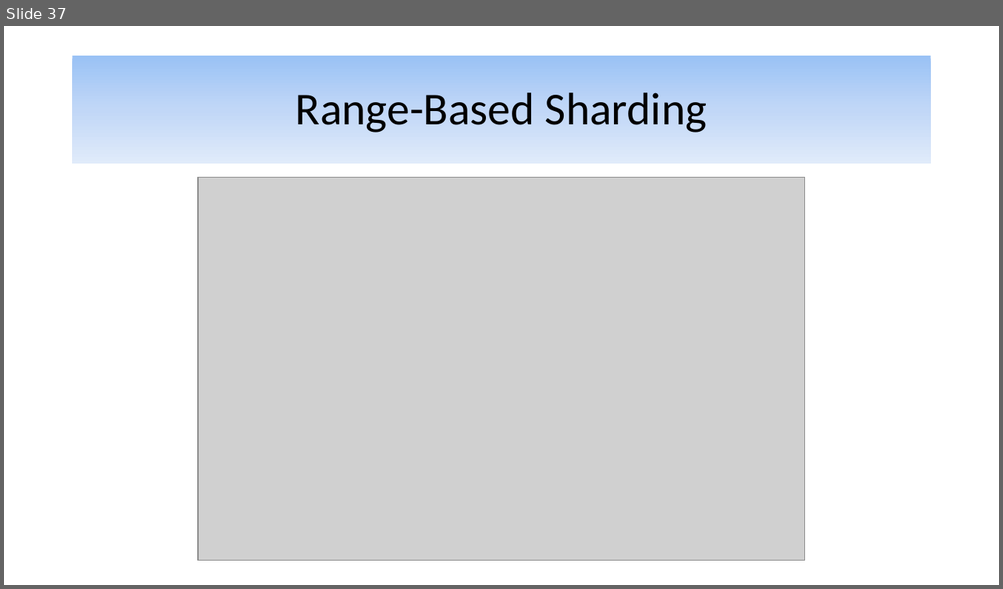
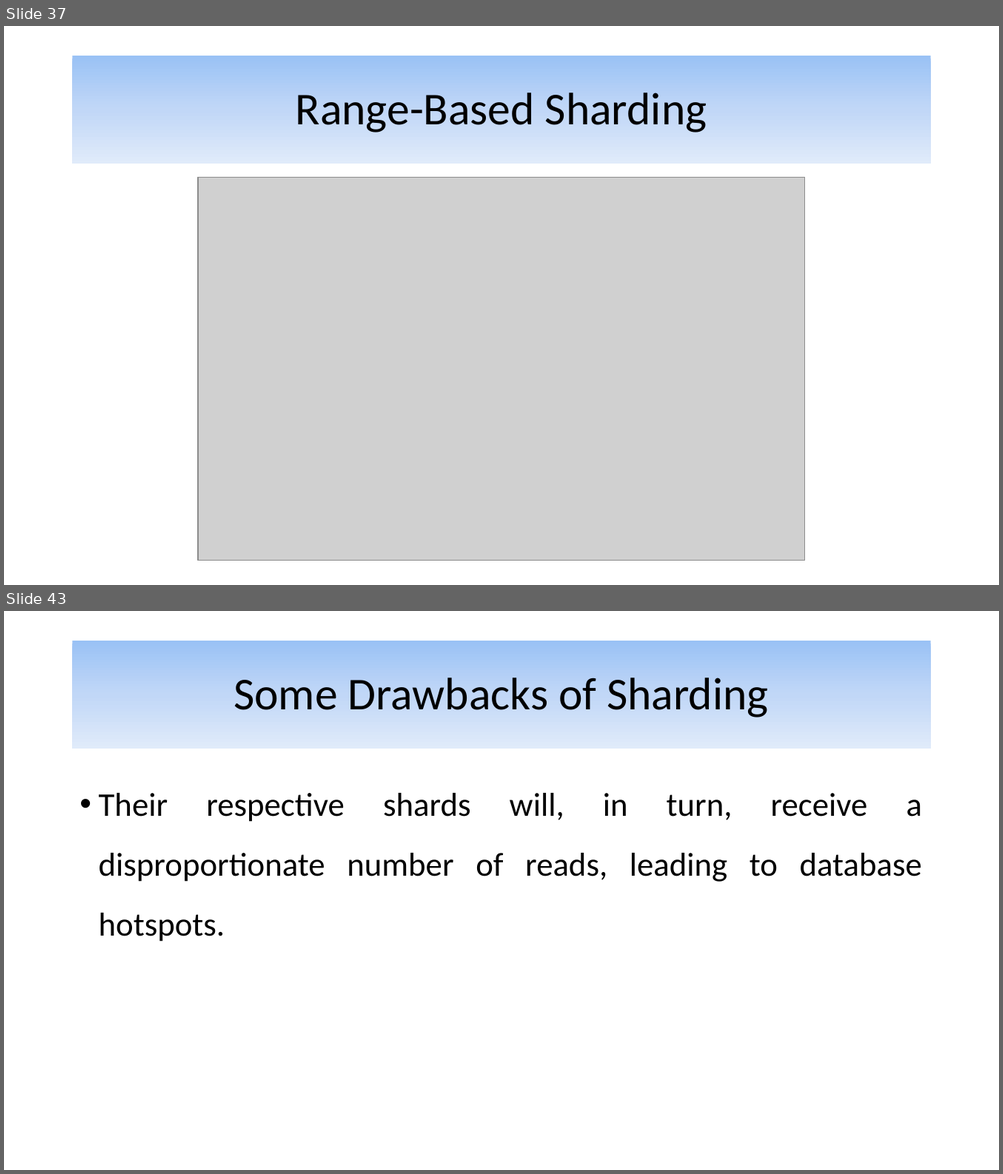
Before and after one commit to alijfri99/presentations, a slide deck: Advanced DBMS Presentation.pptx. Shown one above the other, each under a label of ours: slide 37 before the commit, slides 37 and 43 after it; the slides between them are not shown. The pictures are 1003x589 and 1003x1174 pixels, drawn with LibreOffice and Linux fonts; fonts in the diff are those of the drawing; grey boxes stand for pictures. Boxes give left, top, right and bottom in pixels: in the first picture for what was removed or moved away, otherwise in the second. Text is boxed around its words. In the diff, an @@ line names an element or a change of style, - is before the commit and + after.

```diff
--- a/Advanced DBMS Presentation.pptx
+++ b/Advanced DBMS Presentation.pptx
@@ slide 43 added at bbox=[4, 611, 999, 1170], background #FFFFFF @@
@@ title added at bbox=[73, 641, 930, 749], fill gradient #9AC3F5 to #C2D8F8 to #E1EBFB, 44 pt, text #000000 @@
+Some Drawbacks of Sharding
@@ text added at bbox=[99, 793, 922, 942], 32 pt, text #000000 @@
+• Their respective shards will, in turn, receive a disproportionate number of reads, leading to database hotspots.
```
Also in this commit, not shown: 15 other slides added.
